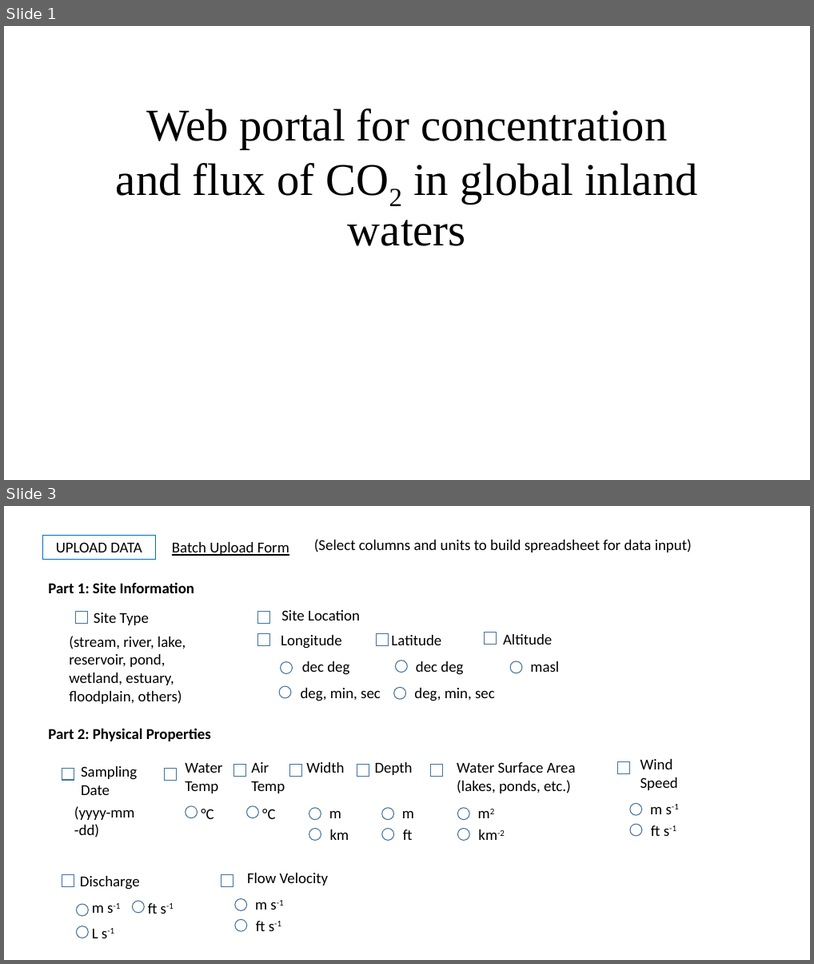
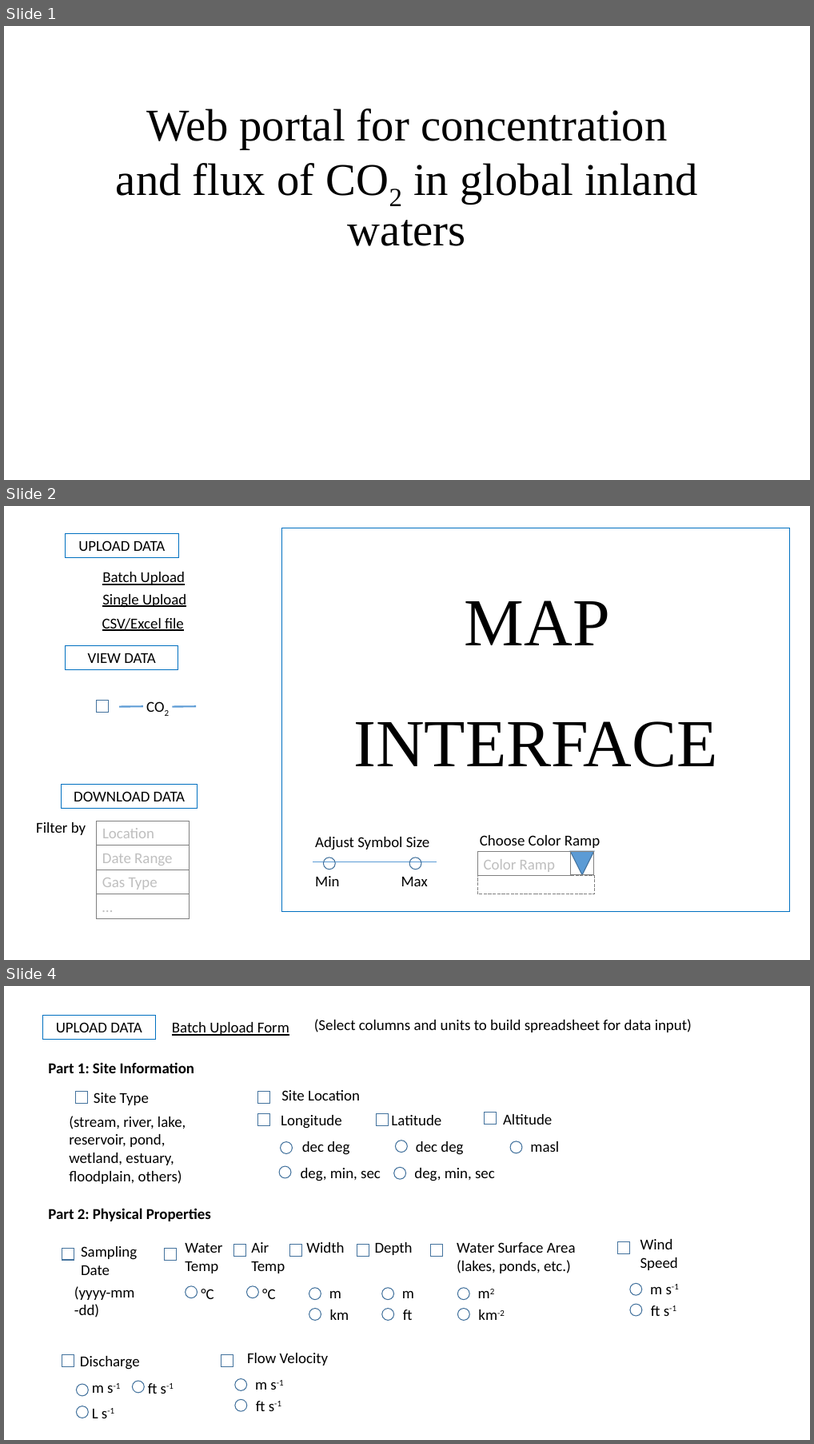
Before and after one commit to geohackweek/ghw2018_web_portal_inlandwater_co2, a slide deck: docs/Web portal.pptx. Shown one above the other, each under a label of ours: slides 1 and 3 before the commit, slides 1, 2 and 4 after it; the slides between them are not shown. The pictures are 814x964 and 814x1444 pixels, drawn with LibreOffice and Linux fonts; fonts in the diff are those of the drawing. Boxes give left, top, right and bottom in pixels: in the first picture for what was removed or moved away, otherwise in the second. Text is boxed around its words. In the diff, an @@ line names an element or a change of style, - is before the commit and + after.

Commit message:
edit ppt

```diff
--- a/docs/Web portal.pptx
+++ b/docs/Web portal.pptx
@@ slide 2 added at (x1=4, y1=506, x2=810, y2=960), background #FFFFFF @@
@@ rectangle added at (x1=282, y1=528, x2=790, y2=912), outline #0070C0 0.75 pt, 80 pt, text #000000 @@
+MAP INTERFACE
@@ rectangle added at (x1=65, y1=533, x2=178, y2=557), outline #0070C0 0.75 pt, 18 pt, text #000000 @@
+UPLOAD DATA
@@ rectangle added at (x1=97, y1=564, x2=210, y2=589), outline #0070C0 0.75 pt, 18 pt, text #000000, underline @@
+Batch Upload
@@ rectangle added at (x1=97, y1=587, x2=210, y2=611), outline #0070C0 0.75 pt, 18 pt, text #000000, underline @@
+Single Upload
@@ rectangle added at (x1=96, y1=611, x2=209, y2=635), outline #0070C0 0.75 pt, 18 pt, text #000000, underline @@
+CSV/Excel file
@@ rectangle added at (x1=65, y1=645, x2=178, y2=669), outline #0070C0 0.75 pt, 18 pt, text #000000 @@
+VIEW DATA
@@ group added at (x1=97, y1=694, x2=196, y2=718): 2 lines, 1 text, 1 rectangle @@
+CO2
@@ rectangle added at (x1=62, y1=784, x2=198, y2=808), outline #0070C0 0.75 pt, 18 pt, text #000000 @@
+DOWNLOAD DATA
@@ text added at (x1=36, y1=822, x2=86, y2=835), 18 pt, text #000000 @@
+Filter by
@@ rectangle added at (x1=97, y1=820, x2=190, y2=844), outline #808080 0.75 pt, 18 pt, text #BFBFBF @@
+Location
@@ text added at (x1=480, y1=835, x2=600, y2=848), 18 pt, text #000000 @@
+Choose Color Ramp
@@ rectangle added at (x1=97, y1=845, x2=190, y2=869), outline #808080 0.75 pt, 18 pt, text #BFBFBF @@
+Date Range
@@ rectangle added at (x1=97, y1=869, x2=190, y2=894), outline #808080 0.75 pt, 18 pt, text #BFBFBF @@
+Gas Type
@@ group added at (x1=313, y1=836, x2=437, y2=886): 3 texts, 2 ellipses, 1 line @@
+Adjust Symbol Size
+Min
+Max
@@ group added at (x1=478, y1=851, x2=595, y2=894): 3 rectangles, 1 triangle @@
+Color Ramp
@@ rectangle added at (x1=97, y1=894, x2=190, y2=918), outline #808080 0.75 pt, 18 pt, text #BFBFBF @@
+…
@@ what was slide 3 is now slide 4 @@
```
Also in this commit, not shown: 1 slide changed, 1 other slide added.
